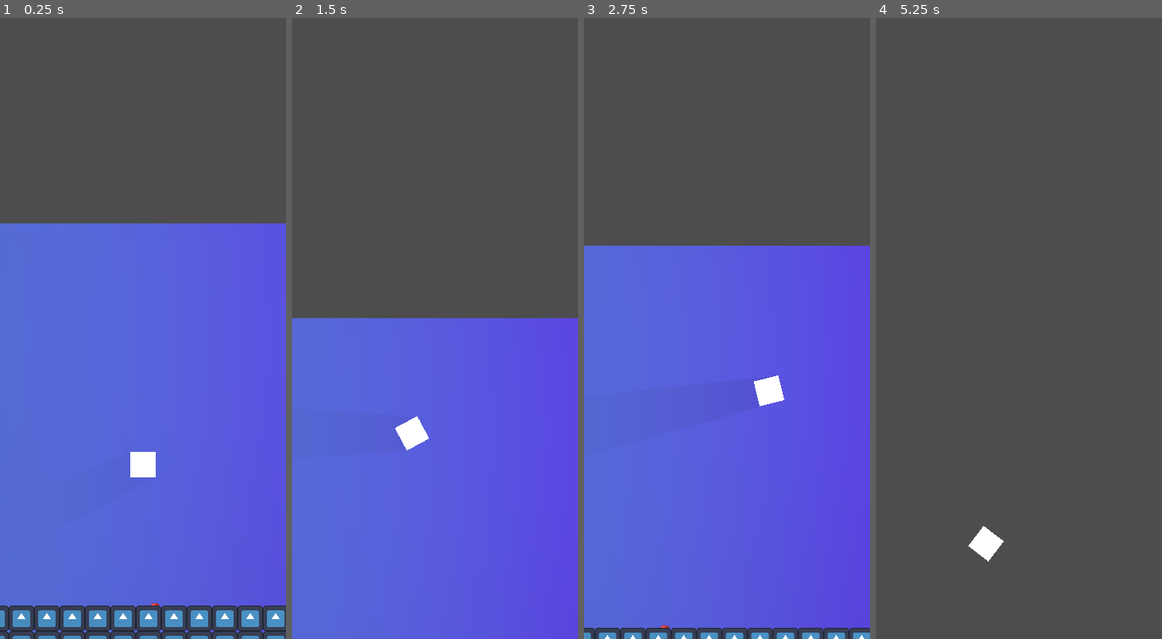
Above: before the commit, frames 1-4 (left to right).
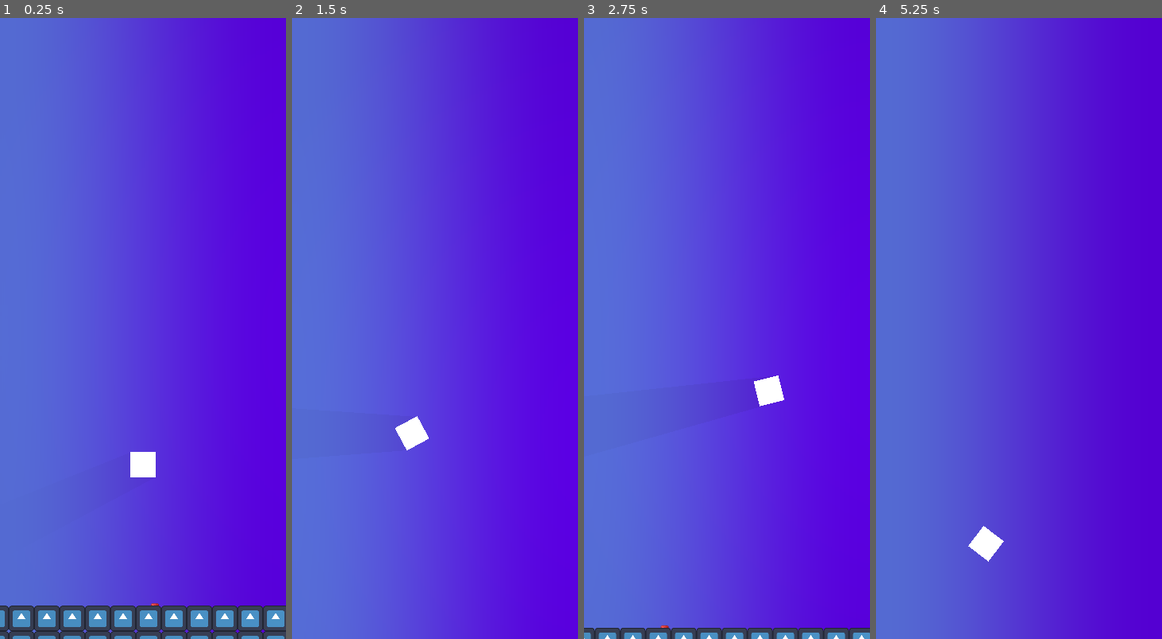
Above: after the commit, the same moments.

Repository: um-drade/talvez-jogo-serio
Game: Godot game, scene res://mundo.tscn
Two runs of this game, one before a commit and one after it. Both use one fixed random seed, a clock stepped at 60 frames per second and the inputs below. The engine's default icon, where the game draws it, is replaced by a stand-in: a white triangle on a blue panel in a dark square. Sound files missing from this copy of the repository are replaced by a short silence.
Inputs (mouse positions are in pixels of both pictures, inside the frame that each line leads up to):
- Up to frame 1 (0.25 s): no input
- Up to frame 2 (1.5 s): tap Enter (ui_accept) at 0.5, 0.77 s; move the mouse to (497, 297) at 0.52 s; hold Right (ui_right) 0.53-1.25 s; hold Shift 0.53-1.25 s; click (497, 297) at 0.67 s; drag from (377, 359) to (420, 452) at 1.27 s
- Up to frame 3 (2.75 s): move the mouse to (755, 191) at 2.02 s; hold Right (ui_right) from 2.03 s (still down); hold Ctrl from 2.03 s (still down)
- Up to frame 4 (5.25 s): release Right (ui_right) at 2.75 s; release Ctrl at 2.75 s; drag from (1004, 452) to (933, 235) at 2.77 s; move the mouse to (1104, 421) at 3.52 s; hold Left (ui_left) 3.53-4.25 s; hold Shift 3.53-4.25 s; tap Enter (ui_accept) at 3.77 s; drag from (933, 235) to (1156, 471) at 4.27 s; move the mouse to (1033, 328) at 5.02 s; hold Left (ui_left) from 5.03 s (still down); hold Ctrl from 5.03 s (still down); click (1033, 328) at 5.17 s

The runs differ from the first frame. In frame 1, 72% of the frame differs, in the area x 0-100%, y 0-100%; in frame 2, 78%; in frame 3, 72%; in frame 4, 100%.

Commit message:
ajeitei o background com a iluminacao

Diff:
--- a/mundo.tscn
+++ b/mundo.tscn
@@ -5,23 +5,6 @@
 [ext_resource type="PackedScene" uid="uid://btn438ndx21qt" path="res://municao.tscn" id="2_ek8ds"]
 [ext_resource type="PackedScene" uid="uid://dfs33ni4fif80" path="res://boing.tscn" id="3_2ix5g"]
 [ext_resource type="Texture2D" uid="uid://m3hp07eiwlel" path="res://sprits/2d_lights_and_shadows_neutral_point_light.webp" id="4_6vd56"]
-
-[sub_resource type="Curve" id="Curve_2g8ln"]
-_data = [Vector2(0.313187, 0.32967), 0.0, 0.0, 0, 0]
-point_count = 1
-
-[sub_resource type="Curve" id="Curve_c1api"]
-_data = [Vector2(0, 0.417582), 0.0, 0.0, 0, 0, Vector2(1, 0), 0.0, 0.0, 0, 0]
-point_count = 2
-
-[sub_resource type="Curve" id="Curve_4nbv3"]
-_data = [Vector2(0.615385, 0.824176), 0.0, 0.0, 0, 0]
-point_count = 1
-
-[sub_resource type="CurveXYZTexture" id="CurveXYZTexture_xy5ol"]
-curve_x = SubResource("Curve_2g8ln")
-curve_y = SubResource("Curve_c1api")
-curve_z = SubResource("Curve_4nbv3")
 
 [sub_resource type="TileSetScenesCollectionSource" id="TileSetScenesCollectionSource_c7shy"]
 resource_name = "meufe"
@@ -47,12 +30,24 @@
 [sub_resource type="RectangleShape2D" id="RectangleShape2D_loj63"]
 size = Vector2(360, 180)
 
+[sub_resource type="Curve" id="Curve_2g8ln"]
+_data = [Vector2(0.313187, 0.32967), 0.0, 0.0, 0, 0]
+point_count = 1
+
+[sub_resource type="Curve" id="Curve_c1api"]
+_data = [Vector2(0, 0.417582), 0.0, 0.0, 0, 0, Vector2(1, 0), 0.0, 0.0, 0, 0]
+point_count = 2
+
+[sub_resource type="Curve" id="Curve_4nbv3"]
+_data = [Vector2(0.615385, 0.824176), 0.0, 0.0, 0, 0]
+point_count = 1
+
+[sub_resource type="CurveXYZTexture" id="CurveXYZTexture_xy5ol"]
+curve_x = SubResource("Curve_2g8ln")
+curve_y = SubResource("Curve_c1api")
+curve_z = SubResource("Curve_4nbv3")
+
 [node name="mundo" type="Node2D"]
-
-[node name="Sprite2D" type="Sprite2D" parent="."]
-position = Vector2(576, 325.5)
-scale = Vector2(4.5, 651)
-texture = SubResource("CurveXYZTexture_xy5ol")
 
 [node name="tilemap 16" type="TileMap" parent="."]
 tile_set = SubResource("TileSet_yjma6")
@@ -71,6 +66,7 @@
 position = Vector2(578, 143)
 scale = Vector2(2.715, 2.715)
 energy = 0.1
+range_layer_min = -1
 shadow_enabled = true
 texture = ExtResource("4_6vd56")
 texture_scale = 1.7
@@ -95,6 +91,20 @@
 shape = SubResource("RectangleShape2D_loj63")
 action = "atira"
 
+[node name="CanvasLayer" type="CanvasLayer" parent="."]
+layer = -1
+
+[node name="Sprite2D" type="Sprite2D" parent="CanvasLayer"]
+z_index = -90
+position = Vector2(180, 390)
+scale = Vector2(1.40625, 780)
+texture = SubResource("CurveXYZTexture_xy5ol")
+
+[connection signal="body_entered" from="tilemap 16/boing" to="tilemap 16/boing" method="_on_body_entered"]
+[connection signal="body_entered" from="tilemap 16/municao" to="tilemap 16/municao" method="_on_body_entered"]
+[connection signal="body_entered" from="tilemap 16/@Area2D@22617" to="tilemap 16/@Area2D@22617" method="_on_body_entered"]
+[connection signal="body_entered" from="tilemap 16/@Area2D@22618" to="tilemap 16/@Area2D@22618" method="_on_body_entered"]
+[connection signal="body_entered" from="tilemap 16/@Area2D@22619" to="tilemap 16/@Area2D@22619" method="_on_body_entered"]
 [connection signal="pressed" from="player/esquerda" to="player" method="_on_touch_screen_button_2_pressed"]
 [connection signal="released" from="player/esquerda" to="player" method="_on_touch_screen_button_2_released"]
 [connection signal="pressed" from="player/direita" to="player" method="_on_touch_screen_button_3_pressed"]
